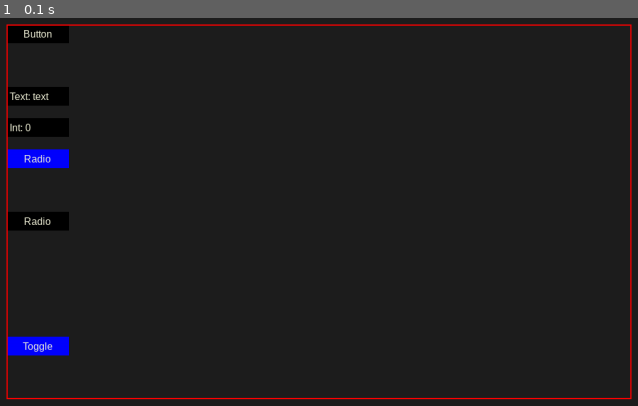
Above: before the commit, frame 1.
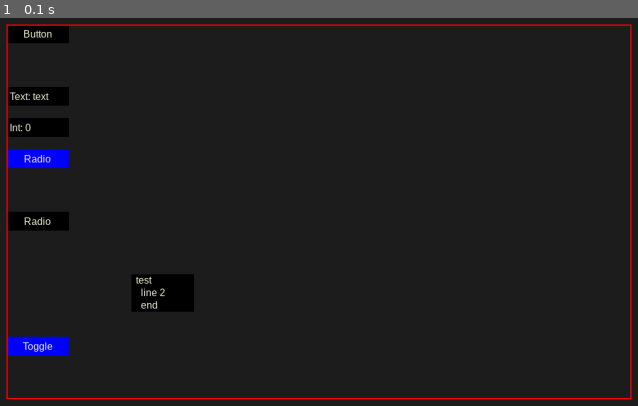
Above: after the commit, the same moment.

Repository: legus-codes/xganso
Game: pygame game, started from main_widgets.py
Same seed, same stepped clock (60 frames per second), same inputs: the game is played once before the commit and once after it.
Inputs:
- Up to frame 1 (0.1 s): no input

The runs differ from the first frame. In frame 1, 0.9% of the frame differs, in the area x 20-31%, y 66-76%.

Commit message:
session #2: improvement of editor  - option picker according to tool  - terrain information  - cell information panel

Diff:
--- a/editor/hex_editor_ui.py
+++ b/editor/hex_editor_ui.py
@@ -1,12 +1,49 @@
-from typing import Dict
+from typing import Dict, List
 import functools
 import pygame
 
 from editor.hex_map_view import HexMapView, HexEditorCanvas
 from editor.hex_editor_state import HexEditorMode, HexEditorTool, HexTestTool, MapType, PopupType, UIContext
-from ui.elements import Button, IntTextInput, OptionPicker, RadioButton, TextInput, Toggle, Panel
-from model.spawn import SpawnLibrary
-from model.terrain import TerrainLibrary
+from model.hex_coordinate import HexCoordinate
+from model.hex_map import HexCell
+from ui.elements import Button, IntTextInput, OptionPicker, RadioButton, Text, TextInput, Toggle, Panel, Widget
+from model.spawn import Spawn, SpawnLibrary
+from model.terrain import Terrain, TerrainLibrary
+
+
+class TextFormater:
+
+    @staticmethod
+    def format_cell(cell: HexCell) -> List[str]:
+        text = TextFormater.format_coordinate(cell.coordinate)
+        text.append('')
+        text.extend(TextFormater.format_terrain(cell.terrain))
+        text.append('')
+        text.extend(TextFormater.format_spawn(cell.spawn))
+        return text
+
+    @staticmethod
+    def format_coordinate(coordinate: HexCoordinate) -> List[str]:
+        return [
+            'Cell',
+            f'  coordinate: ({coordinate.q}, {coordinate.r})'
+        ]
+
+    @staticmethod
+    def format_terrain(terrain: Terrain) -> List[str]:
+        return [
+            'Terrain',
+            f'  type: {terrain.name}',
+            f'  walkable: {terrain.walkable}',
+            f'  move cost: {terrain.move_cost}'
+        ]
+
+    @staticmethod
+    def format_spawn(spawn: Spawn) -> List[str]:
+        return [
+            'Spawn',
+            f'  type: {spawn.name}'
+        ]
 
 
 class TopMenuBar(Panel):
@@ -54,14 +91,36 @@
         self.controller = ui_context.controller
         self.state = ui_context.state
         self.build_widgets()
+        self.state.edit_tool.bind(self.on_edit_tool_selected)
+        self.on_edit_tool_selected(self.state.edit_tool.get())
+        self.state.terrain.bind(self.on_terrain_selected)
+        self.on_terrain_selected(self.state.terrain.get())
 
     def build_widgets(self) -> None:
         self.add_widget(RadioButton(self.surface, 'Paint Tile', HexEditorTool.PAINT_TILE, self.state.edit_tool, pygame.Rect(5, 10, 140, 30)))
         self.add_widget(RadioButton(self.surface, 'Erase Tile', HexEditorTool.ERASE_TILE, self.state.edit_tool, pygame.Rect(5, 45, 140, 30)))
         self.add_widget(RadioButton(self.surface, 'Add Spawn', HexEditorTool.ADD_SPAWN, self.state.edit_tool, pygame.Rect(5, 80, 140, 30)))
         self.add_widget(RadioButton(self.surface, 'Remove Spawn', HexEditorTool.REMOVE_SPAWN, self.state.edit_tool, pygame.Rect(5, 115, 140, 30)))
-        self.add_widget(OptionPicker(self.surface, self.state.terrain, PopupType.TERRAIN, self.state.popup, pygame.Rect(5, 185, 140, 30)))
-        self.add_widget(OptionPicker(self.surface, self.state.spawn, PopupType.SPAWN, self.state.popup, pygame.Rect(5, 220, 140, 30)))
+        self.terrain_text = Text(self.surface, 8, 20, pygame.Rect(5, 220, 140, 30))
+        self.option_pickers: Dict[HexEditorTool, List[Widget]] = {
+            HexEditorTool.PAINT_TILE: [OptionPicker(self.surface, self.state.terrain, PopupType.TERRAIN, self.state.popup, pygame.Rect(5, 185, 140, 30)), self.terrain_text],
+            HexEditorTool.ADD_SPAWN: [OptionPicker(self.surface, self.state.spawn, PopupType.SPAWN, self.state.popup, pygame.Rect(5, 185, 140, 30))]
+        }
+        for option_picker in self.option_pickers.values():
+            for widget in option_picker:
+                self.add_widget(widget)
+
+    def on_edit_tool_selected(self, tool: HexEditorTool) -> None:
+        for widgets in self.option_pickers.values():
+            for widget in widgets:
+                widget.enabled = False
+        if tool in self.option_pickers:
+            for widget in self.option_pickers[tool]:
+                widget.enabled = True
+
+    def on_terrain_selected(self, terrain: Terrain) -> None:
+        self.terrain_text.reset()
+        self.terrain_text.set_text(TextFormater.format_terrain(terrain))
 
 
 class TestToolMenu(Panel):
@@ -121,6 +180,30 @@
             self.state.popup.set(PopupType.NONE)
         elif event.type == pygame.MOUSEBUTTONDOWN and not self.area.collidepoint(event.pos):
             self.state.popup.set(PopupType.NONE)
+
+class CellInformationPanel(Panel):
+
+    def __init__(self, ui_context: UIContext, area: pygame.Rect, background: pygame.Color, frame_color: pygame.Color):
+        super().__init__(ui_context.screen, area, background, frame_color)
+        self.state = ui_context.state
+        self.build_widgets()
+        self.state.hovered_cell.bind(self.on_hovered_cell_changed)
+        self.on_hovered_cell_changed(self.state.hovered_cell.get())
+
+    def build_widgets(self) -> None:
+        self.cell_text = Text(self.surface, 8, 20, pygame.Rect(5, 5, 140, 30))
+        self.add_widget(self.cell_text)
+
+    def on_hovered_cell_changed(self, coordinate: HexCoordinate) -> None:
+        if coordinate is None:
+            return
+
+        self.cell_text.reset()
+        if coordinate in self.state.hex_map:
+            text = TextFormater.format_cell(self.state.hex_map[coordinate])
+        else:
+            text = TextFormater.format_coordinate(coordinate)
+        self.cell_text.set_text(text)
 
 
 class UIManager:
@@ -139,6 +222,7 @@
             PopupType.TERRAIN: TerrainPalettePopup(ui_context, pygame.Rect(150, 225, 100, terrain_height), pygame.Color(230, 100, 230), pygame.Color('turquoise')),
             PopupType.SPAWN: SpawnPalettePopUp(ui_context, pygame.Rect(150, 260, 150, spawn_height), pygame.Color(230, 230, 100), pygame.Color('gold'))
         }
+        self.cell_information_panel = CellInformationPanel(ui_context, pygame.Rect(1260, 40, 150, 210), pygame.Color(30, 30, 30), pygame.Color(225, 225, 225))
 
         self.active_tool_menu = None
         self.state.editor_mode.bind(self.update_tool_menu)
@@ -165,6 +249,7 @@
         self.top_menu.draw()
         self.active_tool_menu.draw()
         self.editor_canvas.draw()
+        self.cell_information_panel.draw()
 
         if self.active_popup is not None:
             self.active_popup.draw()
--- a/game_design_document.txt
+++ b/game_design_document.txt
@@ -110,7 +110,7 @@
 
 10. To Do
 - Restructure files after refactor (done)
+- Single option picker based on the tool (done)
+- Show information of terrain in the editor (done)
+- Show information of the cell in the editor (done)
 - Battle view with the units
-- Single option picker based on the tool
-- Show information of terrain in the editor
-- Show information of the cell in the editor
--- a/main_widgets.py
+++ b/main_widgets.py
@@ -2,12 +2,12 @@
 import pygame
 
 from utils.observable import Observable
-from ui.elements import Button, IntTextInput, RadioButton, TextInput, Toggle, Panel
+from ui.elements import Button, IntTextInput, RadioButton, Text, TextInput, Toggle, Panel
 from model.terrain import Terrain, TerrainType
 
 
 @dataclass
-class Text:
+class TextState:
     value: str
     radio: str
     terrain: Terrain
@@ -20,7 +20,7 @@
     screen = pygame.display.set_mode(screen_size)
     clock = pygame.time.Clock()
 
-    text = Text('', '', Terrain(TerrainType.GRASS, 'green', 'black', True, 2), False)
+    text = TextState('', '', Terrain(TerrainType.GRASS, 'green', 'black', True, 2), False)
 
     panel = Panel(screen, pygame.Rect(100, 100, 1000, 600), pygame.Color((30, 30, 30)), pygame.Color('red'))
 
@@ -31,6 +31,11 @@
     panel.add_widget(RadioButton(panel.surface, 'Radio', 'value', radio, pygame.Rect(0, 200, 100, 30)))
     panel.add_widget(RadioButton(panel.surface, 'Radio', 'value2', radio, pygame.Rect(0, 300, 100, 30)))
     panel.add_widget(Toggle(panel.surface, 'Toggle', Observable(True), pygame.Rect(0, 500, 100, 30)))
+    text_widget = Text(panel.surface, 7, 20, pygame.Rect(200, 400, 100, 30))
+    panel.add_widget(text_widget)
+    text_widget.add_line('test')
+    text_widget.add_line('  line 2')
+    text_widget.add_line('  end')
 
     running = True
 
--- a/ui/elements.py
+++ b/ui/elements.py
@@ -64,12 +64,45 @@
         return pygame.Vector2(x, y)
 
 
+class Text(Widget):
+
+    def __init__(self, screen: pygame.Surface, left_pad: int, row_size: int, area: pygame.Rect, color: pygame.Color = pygame.Color('beige'), background: pygame.Color = pygame.Color('black'), hover_color: pygame.Color = pygame.Color('red'), font: pygame.font.Font = None):
+        super().__init__(screen, '', area, color, background, hover_color, font)
+        self.left_pad = left_pad
+        self.row_size = row_size
+        self.text = []
+
+    def reset(self) -> None:
+        self.text = []
+
+    def add_line(self, line: str) -> None:
+        self.text.append(line)
+        self.update_height()
+
+    def set_text(self, text: List[str]) -> None:
+        self.text = text
+        self.update_height()
+
+    def update_height(self) -> None:
+        self.area.height = len(self.text) * self.row_size
+
+    def draw(self) -> None:
+        if not self.enabled:
+            return
+
+        pygame.draw.rect(self.screen, self.background, self.area)
+
+        for index, line in enumerate(self.text):
+            line_position = self.area.topleft + pygame.Vector2(self.left_pad, self.row_size * index)
+            line_surface = self.render_text(line, self.color)
+            self.screen.blit(line_surface, line_position)
+
+
 class Button(Widget):
 
     def __init__(self, screen: pygame.Surface, label: str, area: pygame.Rect, command: Callable, color: pygame.Color =  …(207 unchanged characters)…
         super().__init__(screen, label, area, color, background, hover_color, font)
         self.command = command
-        self.hover_color = hover_color
         self.press_color = press_color
         self.pressed = False
 
